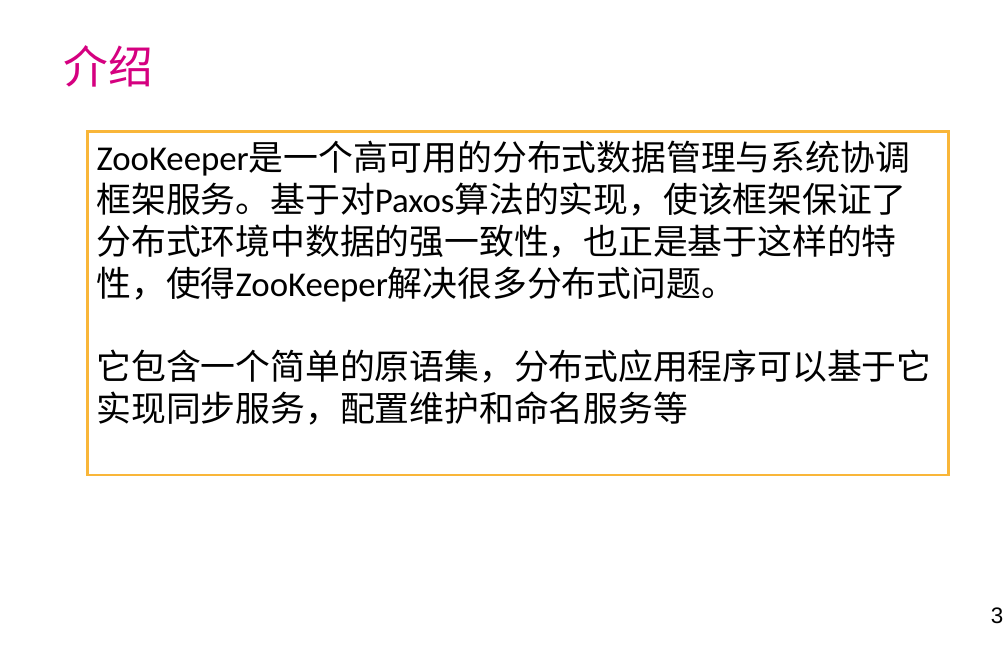
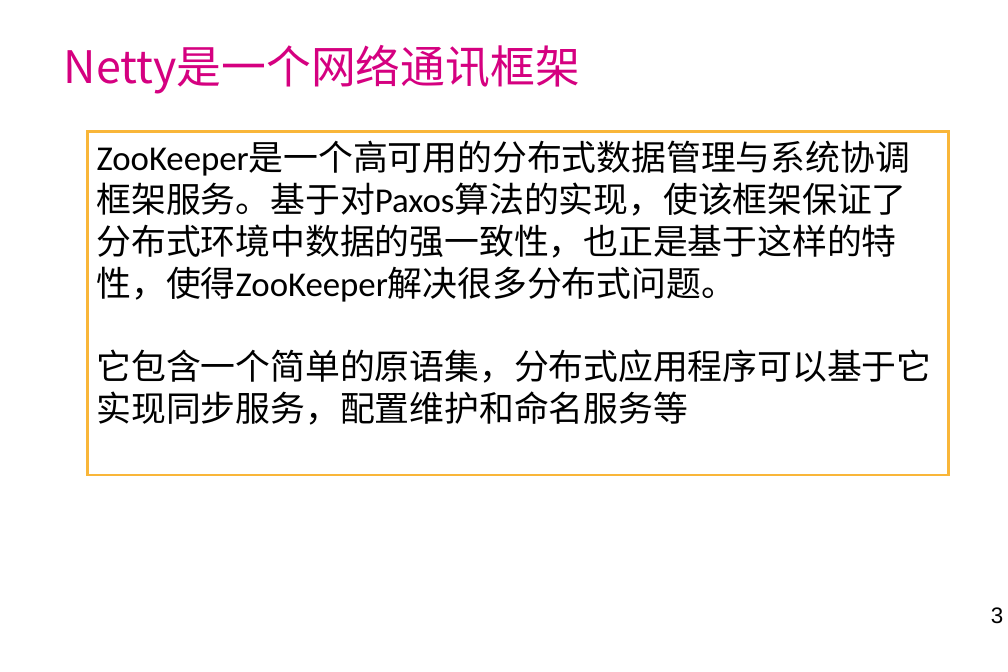
Before and after one commit to laienliang/netty-demo, a slide deck: slide 3 of doc/netty学习分享.ppt. Drawn at 1008x672 pixels with LibreOffice and Linux fonts; fonts in the diff are those of the drawing; background and template pictures are left out. Boxes give left, top, right and bottom in pixels: in the first picture for what was removed or moved away, otherwise in the second. Text is boxed around its words. In the diff, an @@ line names an element or a change of style, - is before the commit and + after.

```diff
--- a/doc/netty学习分享.ppt
+++ b/doc/netty学习分享.ppt
@@ title at box(64, 45, 580, 94): text changed @@
-介绍
+Netty是一个网络通讯框架
```
Also in this commit, not shown: 8 other slides changed, 1 slide added, 1 slide removed, 2 other files.
